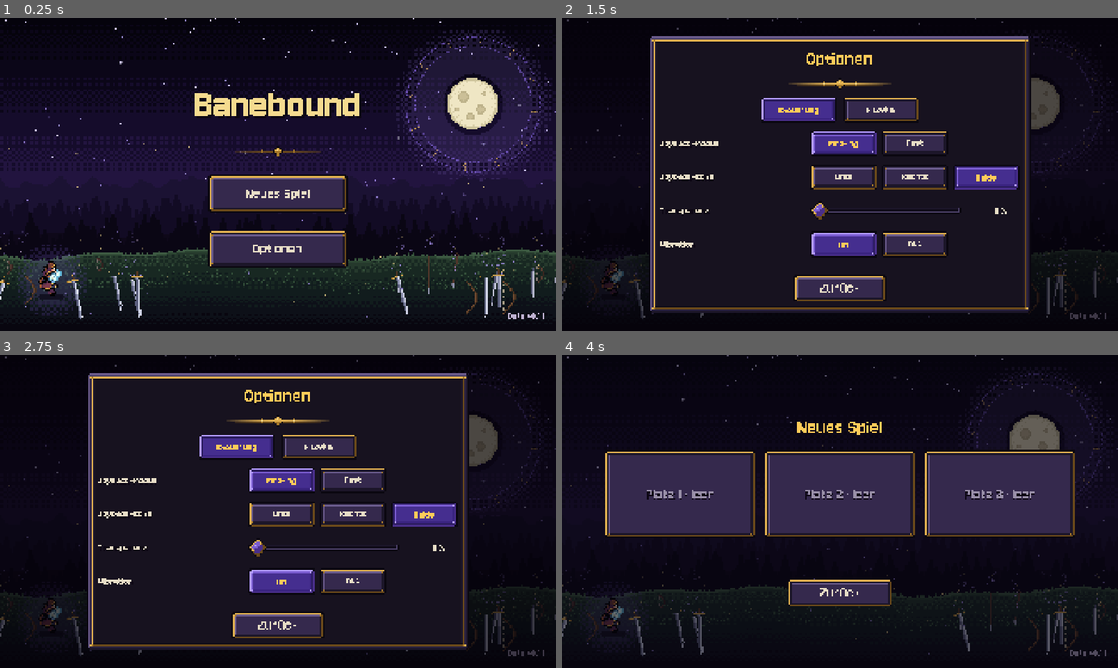
Above: before the commit, frames 1-4 (two rows, left to right).
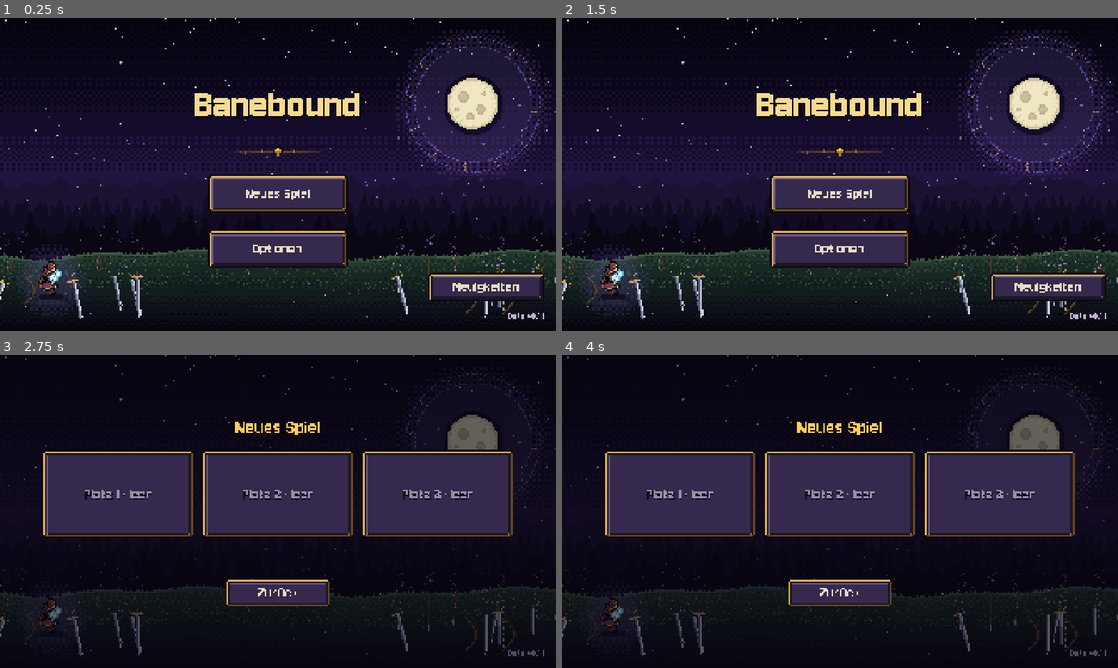
Above: after the commit, the same moments.

Repository: Slydee23/android-bullet-heaven
Game: Godot game, scene res://ui/main_menu.tscn
Same seed, same stepped clock (60 frames per second), same inputs: the game is played once before the commit and once after it.
Inputs (mouse positions are in pixels of both pictures, inside the frame that each line leads up to):
- Up to frame 1 (0.25 s): no input
- Up to frame 2 (1.5 s): click (1051, 287) at 0.5 s, where only the run after the commit has a clickable "Neuigkeiten"; click (840, 249) at 1.25 s, where only the run after the commit has a clickable "Zurück"
- Up to frame 3 (2.75 s): click "Neues Spiel" at 2 s
- Up to frame 4 (4 s): click "Zurück" at 2.75 s; click "Neues Spiel" at 3.5 s

The runs differ from the first frame. In frame 1, 1.5% of the frame differs, in the area x 77-98%, y 81-91%; in frame 2, 37%, in the area x 0-100%, y 0-97%; in frame 3, 29%; in frame 4, nothing differs.

Commit message:
M8c/d: auto-pause on notification shade (canceled touch, window focus, top-edge pull); news window with changelog
- Run scene pauses when Android cancels a touch, the window loses
  focus or a swipe pulls down from the top edge
- Main menu: "Neuigkeiten" button opens a scrollable changelog read
  from data/changelog/changelog_de.txt (newest version first)
- export_presets.cfg: include_filter adds data/changelog/*.txt

Co-Authored-By: Claude Opus 5.5 <noreply@anthropic.com>

Diff:
--- a/localization/translations.csv
+++ b/localization/translations.csv
@@ -256,3 +256,5 @@
 SLOT_NAME_TITLE,Wie heißt dein Held?
 SLOT_NAME_DEFAULT,Held %d
 SLOT_START,Los geht's
+MENU_NEWS,Neuigkeiten
+NEWS_EMPTY,Noch keine Neuigkeiten.
--- a/scripts/core/run.gd
+++ b/scripts/core/run.gd
@@ -37,6 +37,10 @@
 ## Ab so vielen lebenden Gegnern ist der dynamische Zoom ganz draußen (darüber wird es nur voller).
 ## Bewusst fest und nicht von den Waves abhängig: Ab 50 Gegnern ist der Bildschirm voll genug für den weitesten Zoom.
 const ZOOM_FULL_ENEMIES := 50
+## Auto-Pause beim Herunterziehen der Benachrichtigungsleiste (Rückfall, falls Android nichts meldet):
+## Berührung beginnt im obersten Streifen (Anteil der Bildhöhe) und wandert so weit nach unten (Pixel)
+const TOP_EDGE_SHARE := 0.04
+const TOP_EDGE_PULL := 60.0
 ## Wie oft die FPS-Anzeige aktualisiert wird (Sekunden)
 const FPS_UPDATE_INTERVAL := 0.5
 ## So viele letzte Bildzeiten fließen in die Leistungsanzeige ein (bei 60 FPS etwa 2 Sekunden)
@@ -69,6 +73,9 @@
 var _rest_pending := false
 ## Stufenaufstiege, deren Fenster noch kommt (mehrere auf einmal erscheinen nacheinander)
 var _pending_level_ups := 0
+## Berührung an der obersten Kante (Benachrichtigungsleiste), -1 = keine
+var _edge_touch := -1
+var _edge_start_y := 0.0
 var _pause_menu: Control
 var _debug_menu: DebugMenu
 ## Der Held ist gestorben (sperrt die Pause), auch schon während der Tod-Animation
@@ -176,6 +183,8 @@
 	camera.call_deferred("reset_smoothing")
 
 	pause_button.pressed.connect(open_pause_menu)
+	# Fenster verliert den Fokus (zusätzlich zu den Benachrichtigungen unten; auf manchen Handys der einzige Hinweis)
+	get_window().focus_exited.connect(open_pause_menu)
 	if Settings.debug_waves_enabled:
 		var saved := RunSave.read() if SceneRouter.resume_requested else {}
 		SceneRouter.resume_requested = false
@@ -213,6 +222,26 @@
 	var average := total / FRAME_SAMPLES
 	fps_label.text = tr("DEBUG_FPS") % [Engine.get_frames_per_second(), average * 1000.0, longest * 1000.0,
 			enemy_manager.count, projectile_manager.count + strike_manager.count, effect_manager.count, pickup_manager.count]
+
+
+## Auto-Pause beim Herunterziehen der Benachrichtigungsleiste. Das Testhandy meldet dabei keinen Fokus-Verlust (siehe M2),
+## deshalb zwei weitere Wege: Android bricht die laufende Berührung ab (Godot: canceled), oder ein Wisch beginnt an der
+## obersten Kante und zieht nach unten. Der Joystick lässt alle Berührungen durch, hier kommt also jede an.
+func _input(event: InputEvent) -> void:
+	if event is InputEventScreenTouch:
+		var touch := event as InputEventScreenTouch
+		if touch.canceled:
+			_edge_touch = -1
+			open_pause_menu()
+		elif touch.pressed and touch.position.y < get_viewport().get_visible_rect().size.y * TOP_EDGE_SHARE:
+			_edge_touch = touch.index
+			_edge_start_y = touch.position.y
+		elif not touch.pressed and touch.index == _edge_touch:
+			_edge_touch = -1
+	elif event is InputEventScreenDrag and (event as InputEventScreenDrag).index == _edge_touch:
+		if (event as InputEventScreenDrag).position.y - _edge_start_y > TOP_EDGE_PULL:
+			_edge_touch = -1
+			open_pause_menu()
 
 
 func _unhandled_input(event: InputEvent) -> void:
--- /dev/null
+++ b/scripts/ui/changelog_menu.gd
@@ -0,0 +1,114 @@
+class_name ChangelogMenu
+extends Control
+## „Neuigkeiten“ aus dem Hauptmenü: scrollbare Liste der Änderungen je Version (neueste oben).
+## Der Inhalt steht in data/changelog/changelog_de.txt, damit für eine neue Version nur diese Datei ergänzt wird:
+## „## Version · Datum“ beginnt eine Version, „- Text“ ist ein Punkt, Zeilen mit „#“ sind Notizen.
+## Die Datei ist kein Godot-Resource-Typ und kommt über den Export-Filter „*.txt“ in die APK.
+## Seltener Bildschirm: wird beim Öffnen gebaut und beim Schließen freigegeben.
+
+signal closed
+
+const PixelUI := preload("res://scripts/ui/pixel_ui.gd")
+## Später je Sprache eine eigene Datei (changelog_en.txt, E15)
+const CHANGELOG_PATH := "res://data/changelog/changelog_de.txt"
+const DIM_COLOR := Color(0.03, 0.02, 0.06, 0.85)
+const PANEL_SIZE := Vector2(1200.0, 760.0)
+
+## Inhaltsliste (für Tests)
+var entries: VBoxContainer
+
+
+func _ready() -> void:
+	theme = PixelUI.make_theme()
+	set_anchors_and_offsets_preset(Control.PRESET_FULL_RECT)
+	mouse_filter = Control.MOUSE_FILTER_STOP
+	var dim := ColorRect.new()
+	dim.color = DIM_COLOR
+	dim.set_anchors_and_offsets_preset(Control.PRESET_FULL_RECT)
+	dim.mouse_filter = Control.MOUSE_FILTER_IGNORE
+	add_child(dim)
+	var center := CenterContainer.new()
+	center.set_anchors_and_offsets_preset(Control.PRESET_FULL_RECT)
+	center.mouse_filter = Control.MOUSE_FILTER_IGNORE
+	add_child(center)
+	var panel := PanelContainer.new()
+	panel.custom_minimum_size = PANEL_SIZE
+	center.add_child(panel)
+	var margin := MarginContainer.new()
+	for side in ["left", "right"]:
+		margin.add_theme_constant_override("margin_" + side, 48)
+	for side in ["top", "bottom"]:
+		margin.add_theme_constant_override("margin_" + side, 32)
+	panel.add_child(margin)
+	var box := VBoxContainer.new()
+	box.add_theme_constant_override("separation", 24)
+	margin.add_child(box)
+	var title := Label.new()
+	title.text = "MENU_NEWS"
+	title.horizontal_alignment = HORIZONTAL_ALIGNMENT_CENTER
+	title.add_theme_font_size_override("font_size", PixelUI.FONT_SIZE_TITLE)
+	title.add_theme_color_override("font_color", PixelUI.SELECTED_TEXT_COLOR)
+	box.add_child(title)
+	var scroll := ScrollContainer.new()
+	scroll.size_flags_vertical = Control.SIZE_EXPAND_FILL
+	scroll.horizontal_scroll_mode = ScrollContainer.SCROLL_MODE_DISABLED
+	box.add_child(scroll)
+	entries = VBoxContainer.new()
+	entries.size_flags_horizontal = Control.SIZE_EXPAND_FILL
+	entries.add_theme_constant_override("separation", 8)
+	scroll.add_child(entries)
+	_fill(_read_lines())
+	var back := Button.new()
+	back.text = "BUTTON_BACK"
+	back.custom_minimum_size = Vector2(360.0, 96.0)
+	back.size_flags_horizontal = Control.SIZE_SHRINK_CENTER
+	back.pressed.connect(_close)
+	box.add_child(back)
+
+
+func _unhandled_input(event: InputEvent) -> void:
+	if event.is_action_pressed("ui_cancel"):
+		get_viewport().set_input_as_handled()
+		_close()
+
+
+func _read_lines() -> PackedStringArray:
+	if not FileAccess.file_exists(CHANGELOG_PATH):
+		return PackedStringArray()
+	return FileAccess.get_file_as_string(CHANGELOG_PATH).split("\n")
+
+
+## Baut aus den Zeilen Versions-Überschriften und Punkte
+func _fill(lines: PackedStringArray) -> void:
+	var first := true
+	for raw in lines:
+		var line := raw.strip_edges()
+		if line.begins_with("## "):
+			var header := _label(line.substr(3), PixelUI.SELECTED_TEXT_COLOR)
+			header.add_theme_font_size_override("font_size", PixelUI.FONT_SIZE_HEADER)
+			if not first:
+				var gap := Control.new()
+				gap.custom_minimum_size = Vector2(0.0, 24.0)
+				entries.add_child(gap)
+			first = false
+			entries.add_child(header)
+		elif line.begins_with("- "):
+			entries.add_child(_label("•  " + line.substr(2), PixelUI.TEXT_COLOR))
+	if entries.get_child_count() == 0:
+		entries.add_child(_label(tr("NEWS_EMPTY"), PixelUI.TEXT_COLOR))
+
+
+func _label(text: String, color: Color) -> Label:
+	var label := Label.new()
+	label.text = text
+	label.autowrap_mode = TextServer.AUTOWRAP_WORD_SMART
+	label.size_flags_horizontal = Control.SIZE_EXPAND_FILL
+	label.add_theme_color_override("font_color", color)
+	# Texte aus der Datei sind schon fertig, nicht übersetzen
+	label.auto_translate_mode = Node.AUTO_TRANSLATE_MODE_DISABLED
+	return label
+
+
+func _close() -> void:
+	closed.emit()
+	queue_free()
--- a/scripts/ui/main_menu.gd
+++ b/scripts/ui/main_menu.gd
@@ -1,5 +1,5 @@
 extends Control
-## Hauptmenü: Fortsetzen (wenn es einen Spielstand gibt), Neues Spiel und Optionen.
+## Hauptmenü: Fortsetzen (wenn es einen Spielstand gibt), Neues Spiel und Optionen, unten rechts „Neuigkeiten“.
 ## Fortsetzen und Neues Spiel öffnen beide die Speicherplätze (SlotMenu).
 
 const PixelUI := preload("res://scripts/ui/pixel_ui.gd")
@@ -16,6 +16,9 @@
 var continue_button: Button
 ## Offenes Speicherplatz-Menü (oder null)
 var slot_menu: SlotMenu
+## Knopf „Neuigkeiten“ unten rechts über der Versionsnummer
+var news_button: Button
+var news_menu: ChangelogMenu
 
 
 func _ready() -> void:
@@ -32,6 +35,18 @@
 	start_button.get_parent().add_child(continue_button)
 	start_button.get_parent().move_child(continue_button, start_button.get_index())
 	_update_continue()
+
+	news_button = Button.new()
+	news_button.text = "MENU_NEWS"
+	news_button.set_anchors_preset(Control.PRESET_BOTTOM_RIGHT)
+	news_button.offset_left = -440.0
+	news_button.offset_top = -200.0
+	news_button.offset_right = -40.0
+	news_button.offset_bottom = -104.0
+	news_button.grow_horizontal = Control.GROW_DIRECTION_BEGIN
+	news_button.grow_vertical = Control.GROW_DIRECTION_BEGIN
+	news_button.pressed.connect(_open_news)
+	add_child(news_button)
 
 	start_button.pressed.connect(_open_slots.bind(SlotMenu.Mode.NEW))
 	options_button.pressed.connect(_on_options_button_pressed)
@@ -50,12 +65,30 @@
 	slot_menu.closed.connect(_on_slots_closed)
 	add_child(slot_menu)
 	menu_center.visible = false
+	news_button.visible = false
 
 
 func _on_slots_closed() -> void:
 	slot_menu = null
 	menu_center.visible = true
+	news_button.visible = true
 	_update_continue()
+
+
+func _open_news() -> void:
+	if news_menu or slot_menu:
+		return
+	news_menu = ChangelogMenu.new()
+	news_menu.closed.connect(_on_news_closed)
+	add_child(news_menu)
+	menu_center.visible = false
+	news_button.visible = false
+
+
+func _on_news_closed() -> void:
+	news_menu = null
+	menu_center.visible = true
+	news_button.visible = true
 
 
 func _on_options_button_pressed() -> void:
Not shown, added: data/changelog/changelog_de.txt
Not shown, changed: export_presets.cfg
Binary file changed: localization/translations.de.translation
Not shown, added: scripts/ui/changelog_menu.gd.uid
Not shown, changed: PLAN.md
